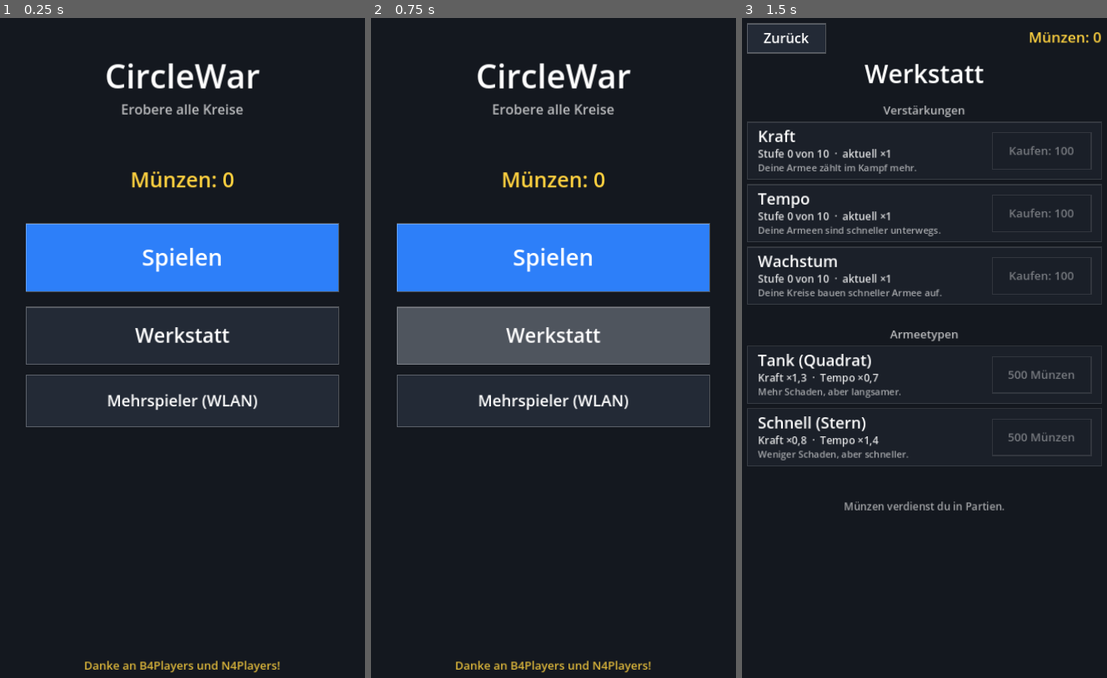
Above: before the commit, frames 1-3 (left to right).
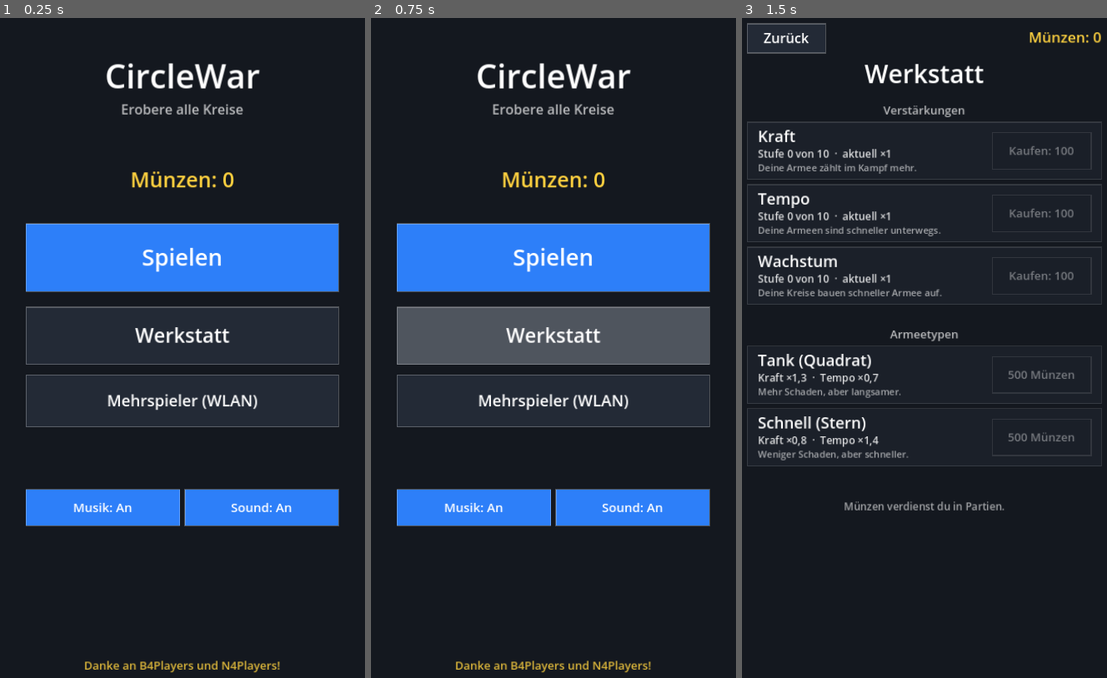
Above: after the commit, the same moments.

Repository: dremsky84/CircleWar
Game: Godot game, scene res://main.tscn
Two runs of this game, one before a commit and one after it. Both use one fixed random seed, a clock stepped at 60 frames per second and the inputs below.
Inputs (mouse positions are in pixels of both pictures, inside the frame that each line leads up to):
- Up to frame 1 (0.25 s): no input
- Up to frame 2 (0.75 s): tap Enter at 0.5 s; move the mouse to (637, 315) at 0.52 s; click (637, 315) at 0.67 s
- Up to frame 3 (1.5 s): tap Space at 1.25 s; drag from (847, 381) to (906, 480) at 1.27 s

The runs differ from the first frame. In frame 1, 4.8% of the frame differs, in the area x 7-93%, y 71-78%; in frame 2, 4.8%; in frame 3, nothing differs.

Commit message:
Musik und Soundeffekte (synthetisch erzeugt), Schalter im Hauptmenü
Co-Authored-By: Claude Sonnet 5.5 <noreply@anthropic.com>
Claude-Session: https://claude.ai/code/session_0136NsyP7JNdCaXv9od2PjSo

Diff:
--- a/scripts/game.gd
+++ b/scripts/game.gd
@@ -24,6 +24,7 @@
 const NET_PORT := 24600          # Mehrspieler (ENet) im WLAN
 const DISCOVERY_PORT := 24601    # Broadcast, damit Spiele im WLAN gefunden werden
 const SNAPSHOT_RATE := 15.0      # Zustandsübertragungen pro Sekunde
+const MUSIC_VOLUME_DB := -9.0
 const SETTINGS_PATH := "user://settings.cfg"
 const SPEEDS := [0.5, 1.0, 2.0, 4.0]
 const SPEED_LABELS := ["0.5", "1", "2", "4"]
@@ -138,6 +139,16 @@
 var mp_end_sent := false
 var last_ip := ""
 var ip_edit: LineEdit = null
+# Audio
+var music_on := true
+var sfx_on := true
+var audio_enabled := false
+var music_player: AudioStreamPlayer = null
+var sfx_players: Array = []
+var audio_cache: Dictionary = {}
+var sfx_last: Dictionary = {}
+var music_track := ""
+var over_sound := false
 var title_taps := 0            # Geheimcode: 5x auf den Titel tippen
 var title_tap_time := 0
 var toast := ""
@@ -152,6 +163,7 @@
 	ip_edit.visible = false
 	add_child(ip_edit)
 	_load_settings()
+	_setup_audio()
 	ip_edit.text = last_ip
 	multiplayer.peer_connected.connect(_on_peer_connected)
 	multiplayer.peer_disconnected.connect(_on_peer_disconnected)
@@ -184,6 +196,8 @@
 	dev_mode = bool(cfg.get_value("game", "dev", false))
 	enemy_levels_up = bool(cfg.get_value("game", "enemy_levels", false))
 	last_ip = str(cfg.get_value("net", "ip", ""))
+	music_on = bool(cfg.get_value("audio", "music", true))
+	sfx_on = bool(cfg.get_value("audio", "sfx", true))
 	coins = maxi(0, int(cfg.get_value("progress", "coins", 0)))
 	for id in UPGRADE_IDS:
 		upgrade_levels[id] = clampi(int(cfg.get_value("progress", "lvl_" + id, 0)), 0, MAX_LEVEL)
@@ -204,6 +218,8 @@
 	cfg.set_value("game", "enemy_levels", enemy_levels_up)
 	cfg.set_value("game", "type", selected_type)
 	cfg.set_value("net", "ip", last_ip)
+	cfg.set_value("audio", "music", music_on)
+	cfg.set_value("audio", "sfx", sfx_on)
 	cfg.set_value("progress", "coins", coins)
 	for id in UPGRADE_IDS:
 		cfg.set_value("progress", "lvl_" + id, upgrade_levels[id])
@@ -333,6 +349,7 @@
 	reward = 0
 	reward_paid = false
 	paused = false
+	over_sound = false
 	fx.clear()
 	level = LEVELS[difficulty]
 	_compute_stats()
@@ -466,6 +483,11 @@
 				list.append(_btn("go_setup", Rect2(cx - bw * 0.5, off + 400.0, bw, 130.0), "Spielen", 44))
 				list.append(_btn("go_workshop", Rect2(cx - bw * 0.5, off + 560.0, bw, 110.0), "Werkstatt", 38))
 				list.append(_btn("go_multi", Rect2(cx - bw * 0.5, off + 690.0, bw, 100.0), "Mehrspieler (WLAN)", 30))
+			var hw := (bw - 10.0) * 0.5
+			list.append(_btn("toggle_music", Rect2(cx - bw * 0.5, off + 910.0, hw, 70.0),
+				"Musik: " + ("An" if music_on else "Aus"), 24))
+			list.append(_btn("toggle_sfx", Rect2(cx - bw * 0.5 + hw + 10.0, off + 910.0, hw, 70.0),
+				"Sound: " + ("An" if sfx_on else "Aus"), 24))
 			if dev_mode:
 				var w := (bw - 20.0) / 3.0
 				list.append(_btn("dev_coins", Rect2(cx - bw * 0.5, off + 1070.0, w, 70.0), "+1000", 22, ["Münzen"]))
@@ -555,6 +577,8 @@
 		"dev_info": return dev_info
 		"dev_toggle": return dev_mode
 		"enemy_toggle": return enemy_levels_up
+		"toggle_music": return music_on
+		"toggle_sfx": return sfx_on
 		"dev_tool_owner": return dev_tool == "owner"
 		"dev_tool_plus": return dev_tool == "plus"
 		"dev_tool_minus": return dev_tool == "minus"
@@ -563,7 +587,14 @@
 
 
 func _activate(id: String) -> void:
+	_play_sfx("click")
 	match id:
+		"toggle_music":
+			music_on = not music_on
+			_save_settings()
+		"toggle_sfx":
+			sfx_on = not sfx_on
+			_save_settings()
 		"go_setup":
 			state = State.SETUP
 		"go_workshop":
@@ -918,6 +949,7 @@
 	var atk: float = army["amount"] * _power(owner)
 	var dfn: float = dst["value"] * _power(dst["owner"])
 	_spawn_fx(dst, owner, atk > dfn)
+	_battle_sound(owner, dst["owner"], atk > dfn)
 	if atk > dfn and (owner == 1 or dst["owner"] == 1):
 		Input.vibrate_handheld(60)  # Kreis erobert (oder verloren)
 	if mp_role == "host" and mp_peer != null and mp_status == "playing":
@@ -1002,6 +1034,10 @@
 	if state == State.PLAYING and game_over and not reward_paid:
 		_pay_reward()
 	_mp_process(delta)
+	_update_music()
+	if state == State.PLAYING and game_over and not over_sound:
+		over_sound = true
+		_play_sfx("win" if winner == 1 else "lose")
 	var running := state == State.PLAYING and not game_over and not paused and mp_role != "client"
 	if running:
 		_update_hold(delta)
@@ -1032,6 +1068,83 @@
 			_ai_think()
 
 	_check_winner()
+
+
+# ---------- Audio ----------
+
+func _setup_audio() -> void:
+	audio_enabled = DisplayServer.get_name() != "headless"
+	if not audio_enabled:
+		return
+	music_player = AudioStreamPlayer.new()
+	music_player.volume_db = MUSIC_VOLUME_DB
+	add_child(music_player)
+	for i in 6:
+		var p := AudioStreamPlayer.new()
+		add_child(p)
+		sfx_players.append(p)
+
+
+func _audio(file: String) -> AudioStream:
+	if audio_cache.has(file):
+		return audio_cache[file]
+	var path := "res://audio/" + file
+	var st: AudioStream = null
+	if ResourceLoader.exists(path):
+		st = load(path)
+		if st is AudioStreamOggVorbis:
+			st.loop = true
+	audio_cache[file] = st
+	return st
+
+
+func _play_sfx(sfx_name: String, volume_db: float = 0.0) -> void:
+	if not audio_enabled or not sfx_on:
+		return
+	var now := Time.get_ticks_msec()
+	if now - int(sfx_last.get(sfx_name, -1000)) < 70:
+		return  # nicht dasselbe Geräusch mehrfach übereinander
+	sfx_last[sfx_name] = now
+	var st := _audio("sfx_%s.wav" % sfx_name)
+	if st == null:
+		return
+	for p in sfx_players:
+		if not p.playing:
+			p.stream = st
+			p.volume_db = volume_db
+			p.play()
+			return
+
+
+func _battle_sound(attacker: int, defender: int, conquered: bool) -> void:
+	_play_sfx("hit", 0.0 if (attacker == 1 or defender == 1) else -8.0)
+	if conquered:
+		if attacker == 1:
+			_play_sfx("conquer")
+		elif defender == 1:
+			_play_sfx("lost")
+
+
+# Musik je nach Bildschirm: Menü-Stück in den Menüs, Spiel-Stück in der Partie, im Pausenmenü leiser
+func _update_music() -> void:
+	if not audio_enabled or music_player == null:
+		return
+	var want := ""
+	if music_on:
+		if state == State.PLAYING:
+			want = "" if game_over else "game"
+		else:
+			want = "menu"
+	if want != music_track:
+		music_track = want
+		if want == "":
+			music_player.stop()
+		else:
+			var st := _audio("music_%s.ogg" % want)
+			if st != null:
+				music_player.stream = st
+				music_player.play()
+	music_player.volume_db = MUSIC_VOLUME_DB - (9.0 if (state == State.PLAYING and paused) else 0.0)
 
 
 # ---------- Mehrspieler (WLAN) ----------
@@ -1236,8 +1349,9 @@
 func _player_send(src: int, dst: int, percent: int) -> void:
 	if mp_role == "client":
 		rpc_command.rpc_id(1, src, dst, percent)
-	else:
-		_send_amount(1, src, dst, _amount_for_percent(src, percent))
+		_play_sfx("send")
+	elif _send_amount(1, src, dst, _amount_for_percent(src, percent)):
+		_play_sfx("send")
 
 
 @rpc("authority", "reliable")
@@ -1258,6 +1372,7 @@
 	reward = 0
 	reward_paid = true
 	paused = false
+	over_sound = false
 	level = LEVELS[difficulty]
 	_compute_stats()
 	mp_status = "playing"
@@ -1289,6 +1404,7 @@
 		return
 	var local_attacker := _swap(attacker)
 	_spawn_fx(circles[idx], local_attacker, conquered)
+	_battle_sound(local_attacker, circles[idx]["owner"], conquered)
 	if conquered and (local_attacker == 1 or circles[idx]["owner"] == 1):
 		Input.vibrate_handheld(60)
 
Not shown, added: audio/music_game.ogg
Not shown, added: audio/music_menu.ogg
Not shown, added: audio/sfx_click.wav
Not shown, added: audio/sfx_conquer.wav
Not shown, added: audio/sfx_hit.wav
Not shown, added: audio/sfx_lose.wav
Not shown, added: audio/sfx_lost.wav
Not shown, added: audio/sfx_send.wav
Not shown, added: audio/sfx_win.wav
